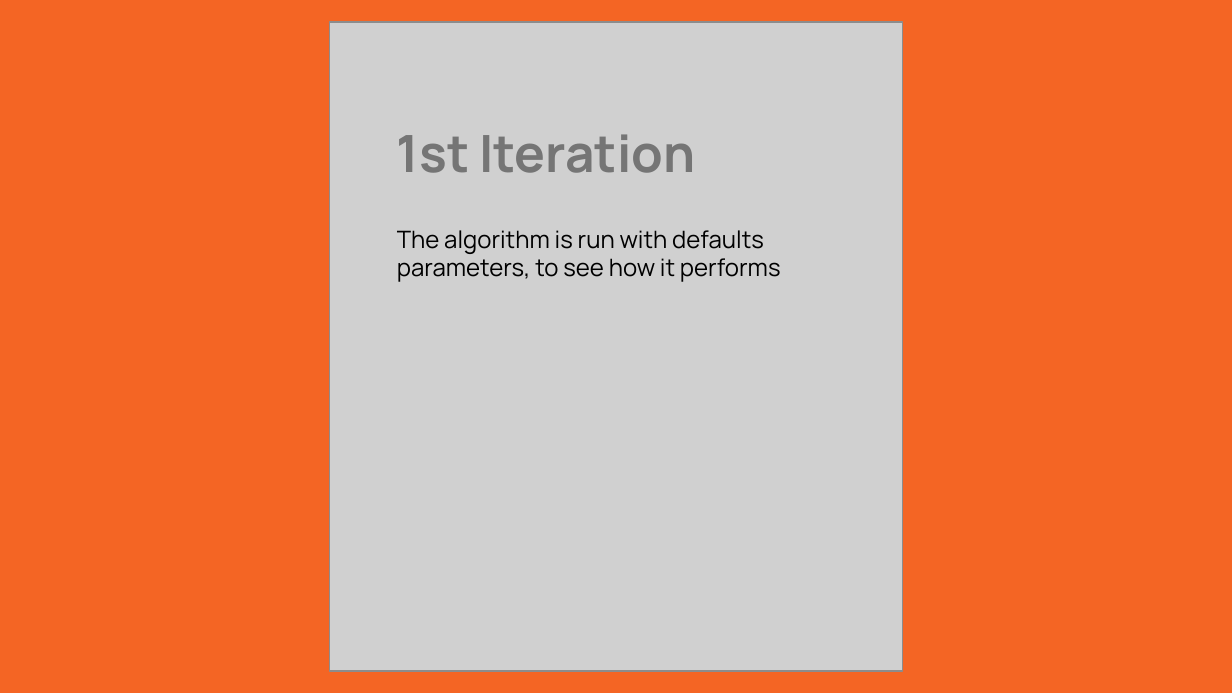
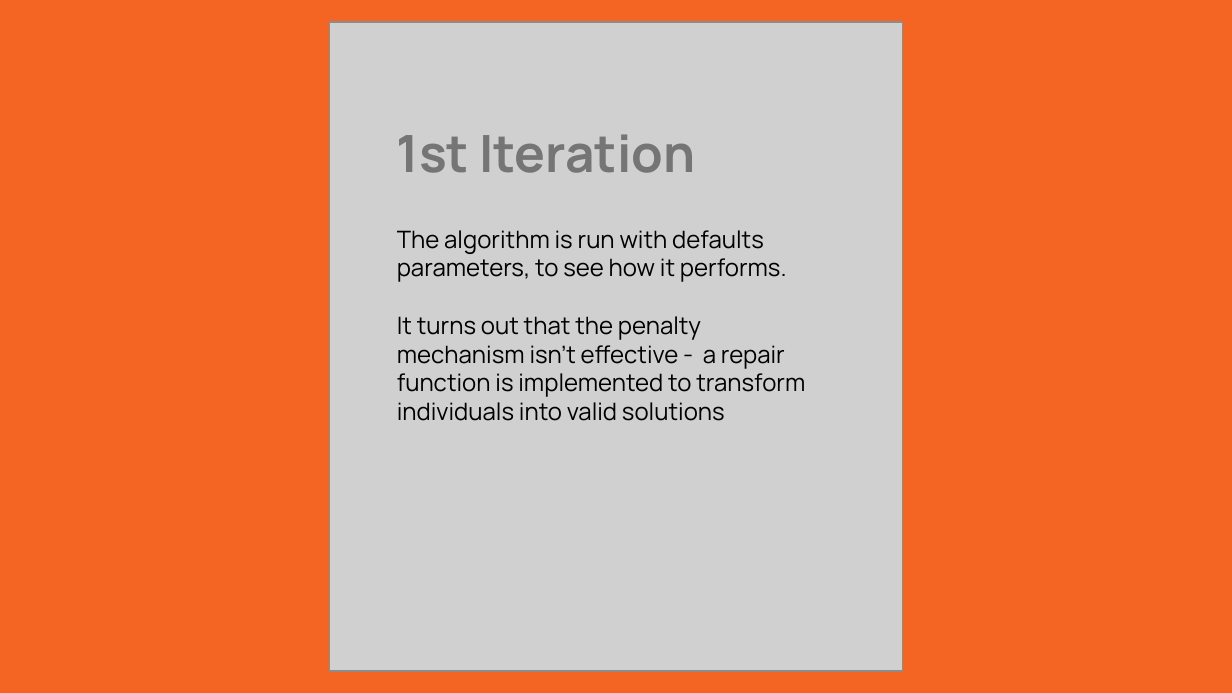
Before and after one commit to MatteoGalletta/university-ai-mwvc, a slide deck: slide 17 of doc/MWVC.pptx. Drawn at 1232x693 pixels with LibreOffice and Linux fonts; fonts in the diff are those of the drawing; grey boxes stand for pictures. Boxes give left, top, right and bottom in pixels: in the first picture for what was removed or moved away, otherwise in the second. Text is boxed around its words. In the diff, an @@ line names an element or a change of style, - is before the commit and + after.

Commit message:
presentation

```diff
--- a/doc/MWVC.pptx
+++ b/doc/MWVC.pptx
@@ text at [397,230,805,421]: text changed @@
-The algorithm is run with defaults parameters, to see how it performs
+The algorithm is run with defaults parameters, to see how it performs.
+It turns out that the penalty mechanism isn’t effective - a repair function is implemented to transform individuals into valid solutions
```
Also in this commit, not shown: 3 other slides changed, 2 other files.
